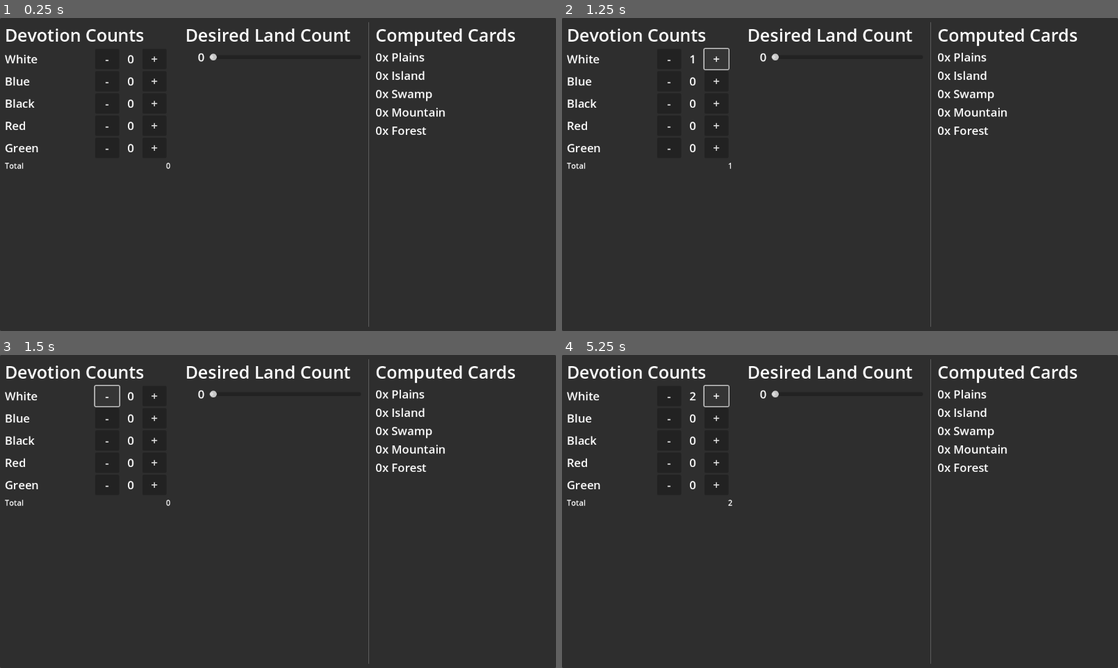
Above: before the commit, frames 1-4 (two rows, left to right).
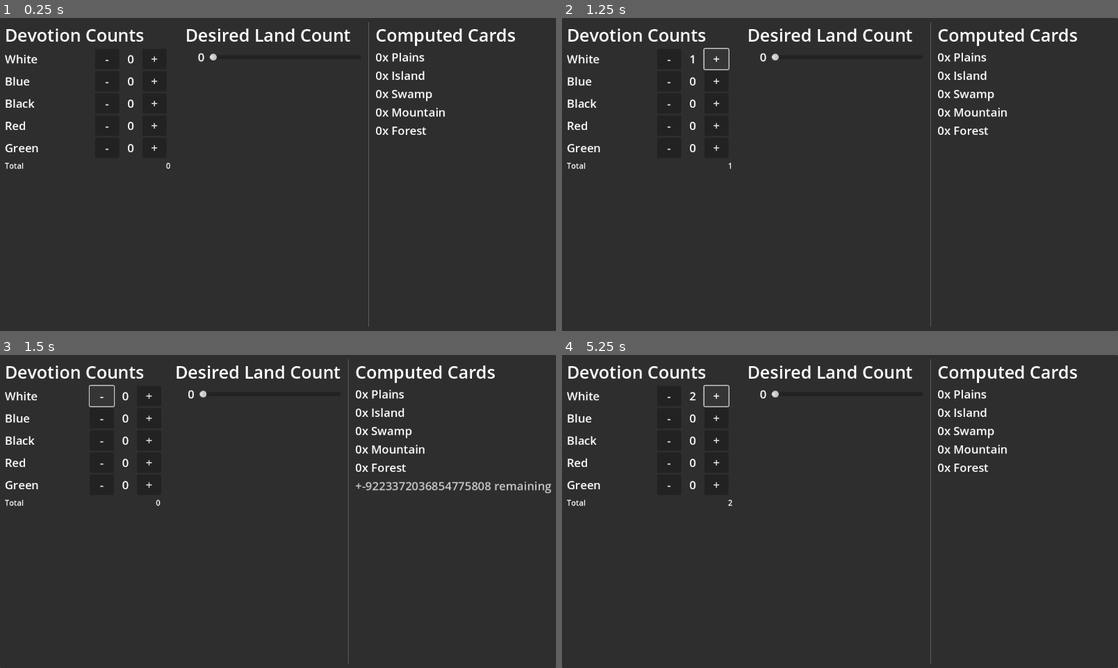
Above: after the commit, the same moments.

Repository: phrasmotica/mtg-helper
Game: Godot game, scene res://scenes/land_calculator.tscn
Same seed, same stepped clock (60 frames per second), same inputs: the game is played once before the commit and once after it.
Inputs:
- Up to frame 1 (0.25 s): no input
- Up to frame 2 (1.25 s): click "+" at 0.5 s
- Up to frame 3 (1.5 s): click "-" at 1.25 s
- Up to frame 4 (5.25 s): click "-" at 2 s; click "+" at 2.75 s; click "-" at 3.5 s; click "+" at 4.25 s; tap Enter at 5 s

Frames 1-2 are identical in both runs. In frame 3, 3.5% of the frame differs, in the area x 16-100%, y 1-99%; in frame 4, nothing differs.

Commit message:
Indicate whether there are any basic lands that could not be assigned to a specific mana colour

Diff:
--- a/scenes/computed_cards.tscn
+++ b/scenes/computed_cards.tscn
@@ -37,3 +37,10 @@
 [node name="LandAmountLabelForest" parent="." instance=ExtResource("1_cynjq")]
 layout_mode = 2
 land_name = "Forest"
+
+[node name="ExcessLabel" type="Label" parent="."]
+unique_name_in_owner = true
+layout_mode = 2
+theme_override_colors/font_color = Color(0.783523, 0.783523, 0.783523, 1)
+theme_override_font_sizes/font_size = 24
+text = "+0 remaining"
--- a/scripts/computed_cards.gd
+++ b/scripts/computed_cards.gd
@@ -4,11 +4,26 @@
 @export
 var land_amount_labels := {}
 
+@onready
+var excess_label: Label = %ExcessLabel
+
 var devotion_record: DevotionRecord
 var land_count: int = 0
 
+var total_lands: int = 0:
+	set(value):
+		total_lands = value
+
+		if total_lands < land_count:
+			excess_label.text = "+" + str(land_count - total_lands) + " remaining"
+			excess_label.show()
+		else:
+			excess_label.hide()
+
 func _ready():
 	update_lands()
+
+	excess_label.hide()
 
 func _on_devotion_counts_devotion_changed(dr: DevotionRecord):
 	devotion_record = dr
@@ -22,6 +37,8 @@
 	if not devotion_record:
 		return
 
+	var computed_lands := 0
+
 	for k in land_amount_labels.keys():
 		var label: LandAmountLabel = get_node(land_amount_labels[k])
 
@@ -29,3 +46,7 @@
 		var amount = roundi(proportion * land_count)
 
 		label.amount = amount
+
+		computed_lands += amount
+
+	total_lands = computed_lands
